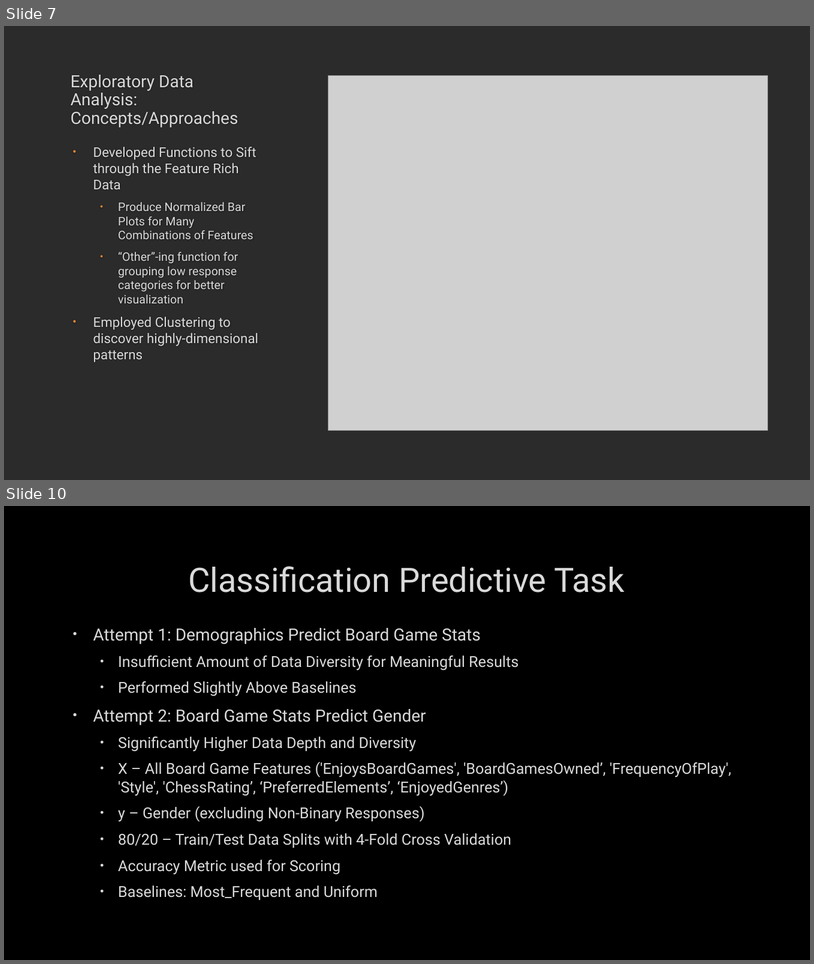
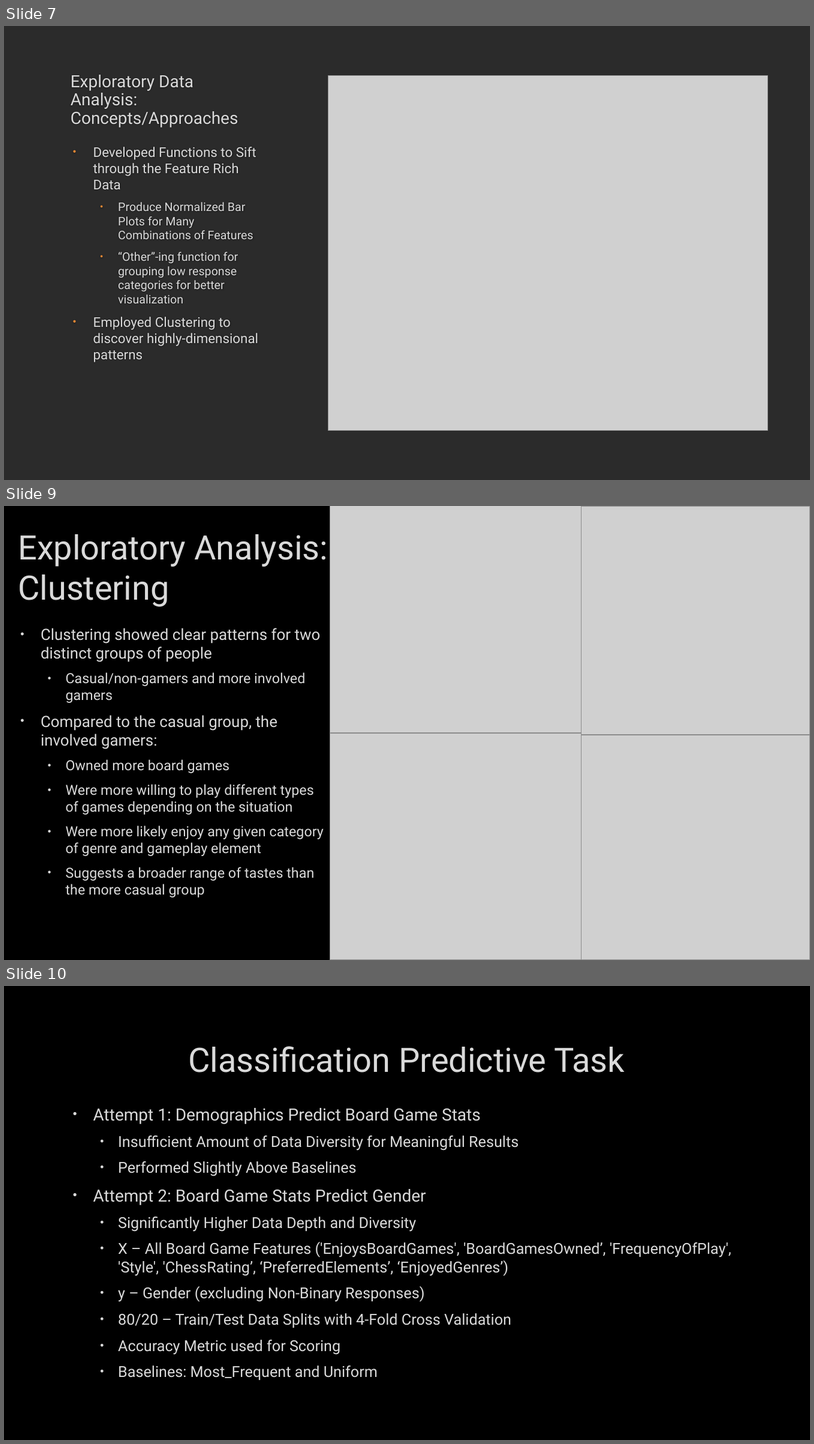
Before and after one commit to sevenwwu/sevenwwu.github.io, a slide deck: write-ups/presentation.pptx. Shown one above the other, each under a label of ours: slides 7 and 10 before the commit, slides 7, 9 and 10 after it; the slides between them are not shown. The pictures are 814x964 and 814x1444 pixels, drawn with LibreOffice and Linux fonts; fonts in the diff are those of the drawing; grey boxes stand for pictures; background and template pictures are left out; a plain dark background stands for a picture behind light text. Boxes give left, top, right and bottom in pixels: in the first picture for what was removed or moved away, otherwise in the second. Text is boxed around its words. In the diff, an @@ line names an element or a change of style, - is before the commit and + after.

Commit message:
Added charts to expl. analysis section of slides

```diff
--- a/write-ups/presentation.pptx
+++ b/write-ups/presentation.pptx
@@ slide 9 added at (4, 506, 810, 960), background picture (left out) @@
@@ picture added at (330, 506, 591, 733) @@
@@ picture added at (582, 506, 810, 735) @@
@@ title added at (18, 534, 328, 607), 40 pt, text #DADADA @@
+Exploratory Analysis: Clustering
@@ text added at (41, 628, 324, 897), 16.6 pt, text #DADADA @@
+• Clustering showed clear patterns for two distinct groups of people
+  • Casual/non-gamers and more involved gamers
+• Compared to the casual group, the involved gamers:
+  • Owned more board games
+  • Were more willing to play different types of games depending on the situation
+  • Were more likely enjoy any given category of genre and gameplay element
+  • Suggests a broader range of tastes than the more casual group
@@ picture added at (330, 733, 581, 960) @@
@@ picture added at (582, 735, 810, 960) @@
```
Also in this commit, not shown: 1 slide changed, 1 slide removed.
